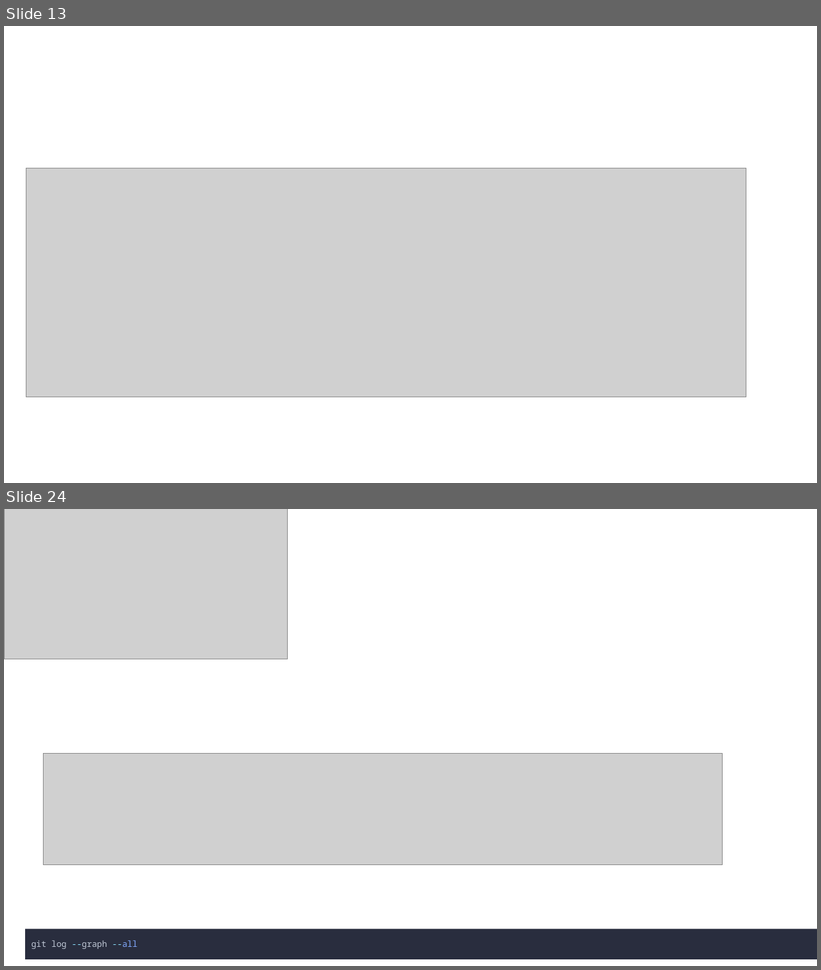
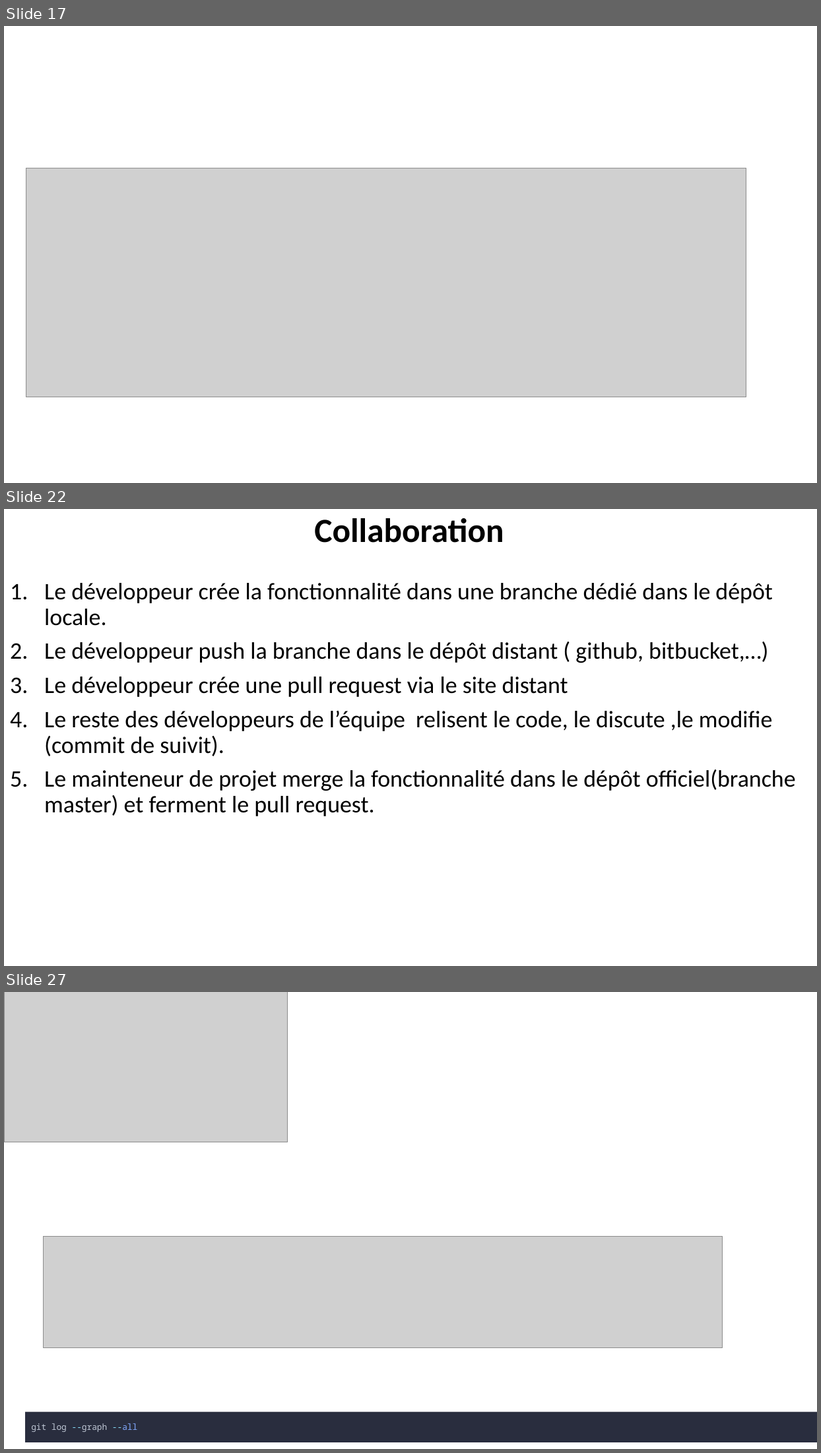
Before and after one commit to belakebiboussad/form, a slide deck: Formation Git.pptx. Shown one above the other, each under a label of ours: slides 13 and 24 before the commit, slides 17, 22 and 27 after it; the slides between them are not shown. The pictures are 821x970 and 821x1453 pixels, drawn with LibreOffice and Linux fonts; fonts in the diff are those of the drawing; grey boxes stand for pictures. Boxes give left, top, right and bottom in pixels: in the first picture for what was removed or moved away, otherwise in the second. Text is boxed around its words. In the diff, an @@ line names an element or a change of style, - is before the commit and + after.

```diff
--- a/Formation Git.pptx
+++ b/Formation Git.pptx
@@ slide 22 added at (4, 509, 817, 966), background #FFFFFF @@
@@ title added at (314, 518, 504, 543), 40 pt, text #000000, bold @@
+Collaboration
@@ text added at (44, 583, 796, 817), 28 pt, text #000000 @@
+1. Le développeur crée la fonctionnalité dans une branche dédié dans le dépôt locale.
+2. Le développeur push la branche dans le dépôt distant ( github, bitbucket,…)
+3. Le développeur crée une pull request via le site distant
+4. Le reste des développeurs de l’équipe relisent le code, le discute ,le modifie (commit de suivit).
+5. Le mainteneur de projet merge la fonctionnalité dans le dépôt officiel(branche master) et ferment le pull request.
@@ what was slide 13 is now slide 17 @@
@@ what was slide 24 is now slide 27 @@
```
Also in this commit, not shown: 18 slides changed, 2 other slides added, 2 other files.
